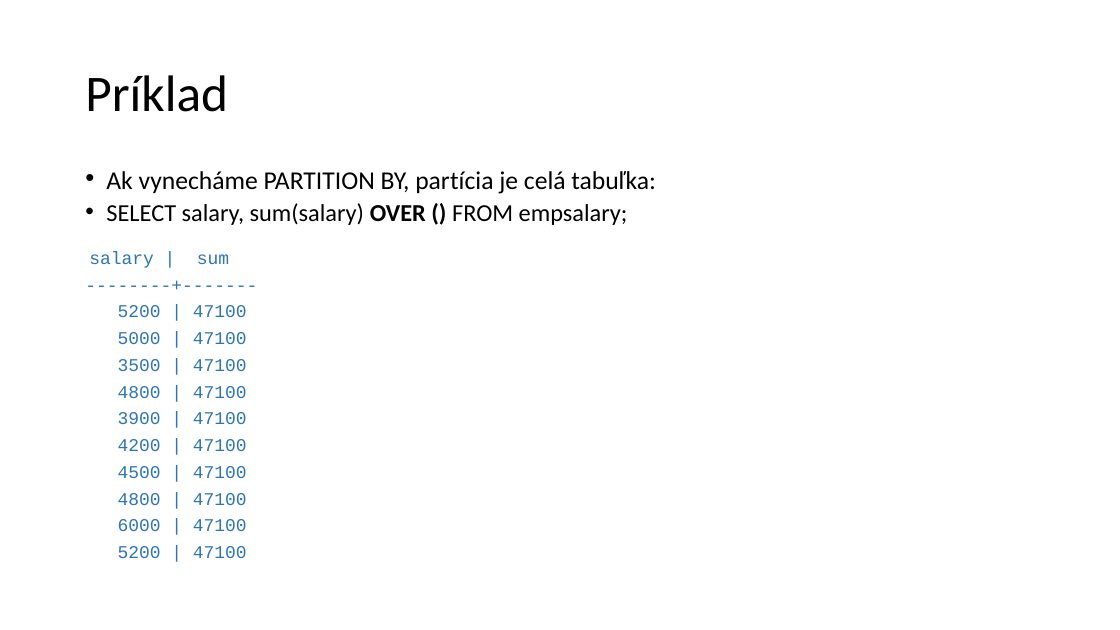
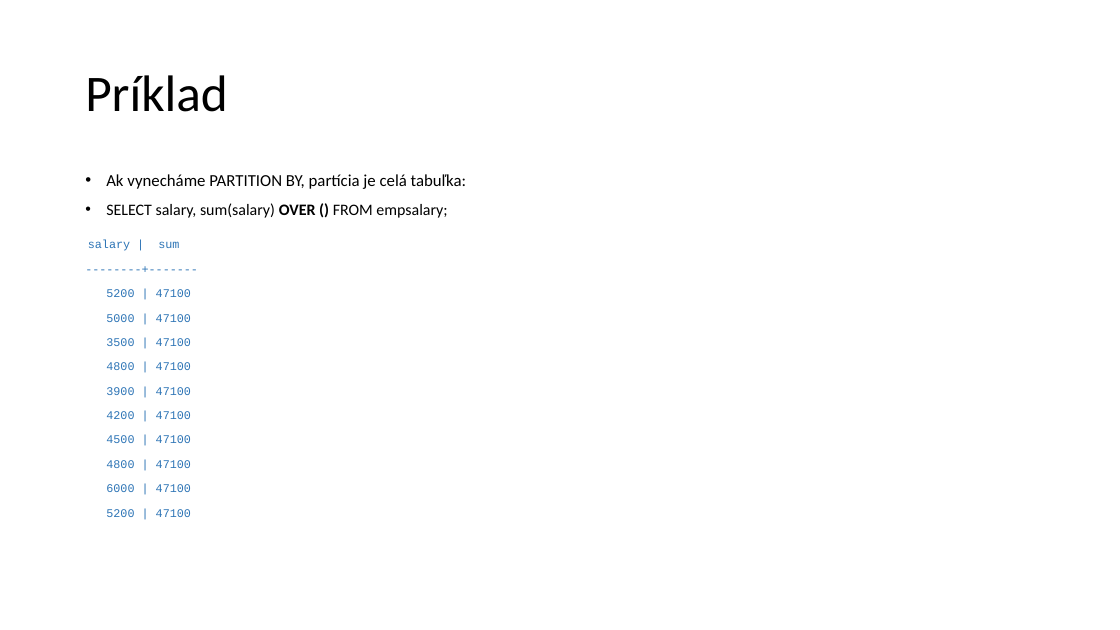
Before and after one commit to janmazak/db_praktikum, a slide deck: slide 5 of materialy/07/window_functions.pptx. Drawn at 1120x630 pixels with LibreOffice and Linux fonts; fonts in the diff are those of the drawing. Boxes give left, top, right and bottom in pixels: in the first picture for what was removed or moved away, otherwise in the second. Text is boxed around its words. In the diff, an @@ line names an element or a change of style, - is before the commit and + after.

```diff
--- a/materialy/07/window_functions.pptx
+++ b/materialy/07/window_functions.pptx
@@ text "Ak vynecháme PARTITION BY, partícia ..." at (88, 174, 466, 517): size 22 to 14.4 pt in "Ak vynecháme PARTITION BY, partícia je celá ..."; size 20.9 to 13.7 pt in "SELECT salary, sum(salary) OVER () FROM empsalary;"; size 15.4 to 10.1 pt in "salary | sum", "--------+-------", "5200 | 47100", "5000 | 47100" and 8 more places; line spacing 0.7 to 0.9 @@
```
Also in this commit, not shown: 4 other slides changed, 12 other files.
